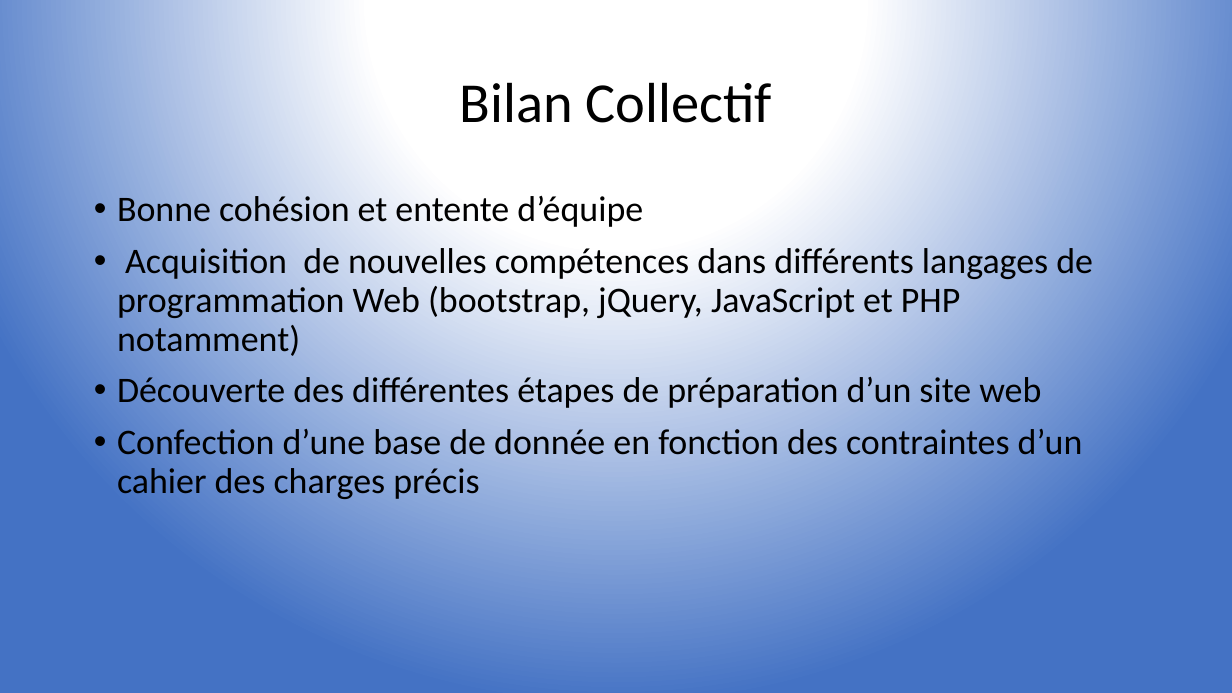
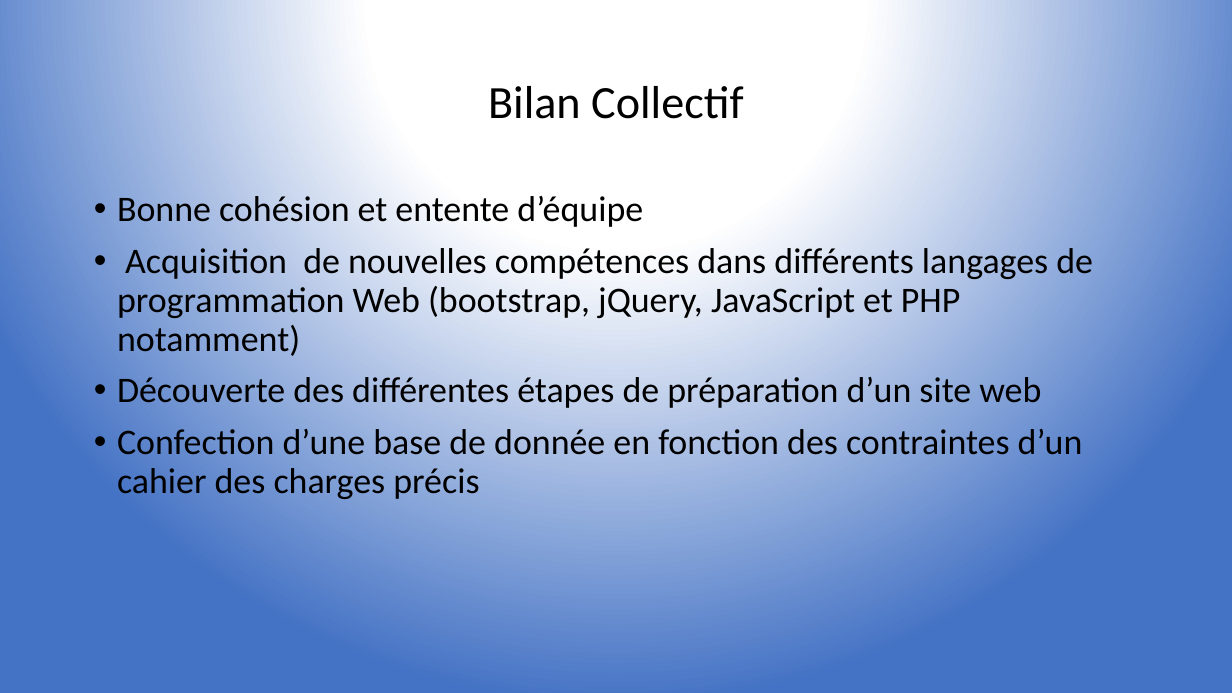
Before and after one commit to Maxtoq/ECELink, a slide deck: slide 13 of Présentation_finale.pptx (slide 6 before the commit). Drawn at 1232x693 pixels with LibreOffice and Linux fonts; fonts in the diff are those of the drawing. Boxes give left, top, right and bottom in pixels: in the first picture for what was removed or moved away, otherwise in the second. Text is boxed around its words. In the diff, an @@ line names an element or a change of style, - is before the commit and + after.

Commit message:
powerpoint màj

```diff
--- a/Présentation_finale.pptx
+++ b/Présentation_finale.pptx
@@ title "Bilan Collectif" at (488, 86, 743, 119): size 44 to 36 pt @@
```
Also in this commit, not shown: 11 slides added, 3 slides removed.
